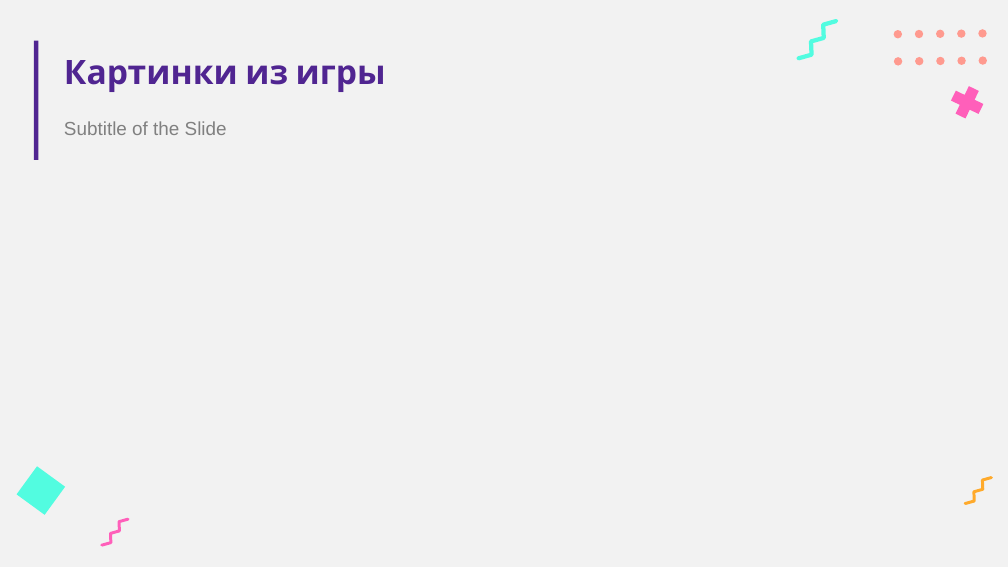
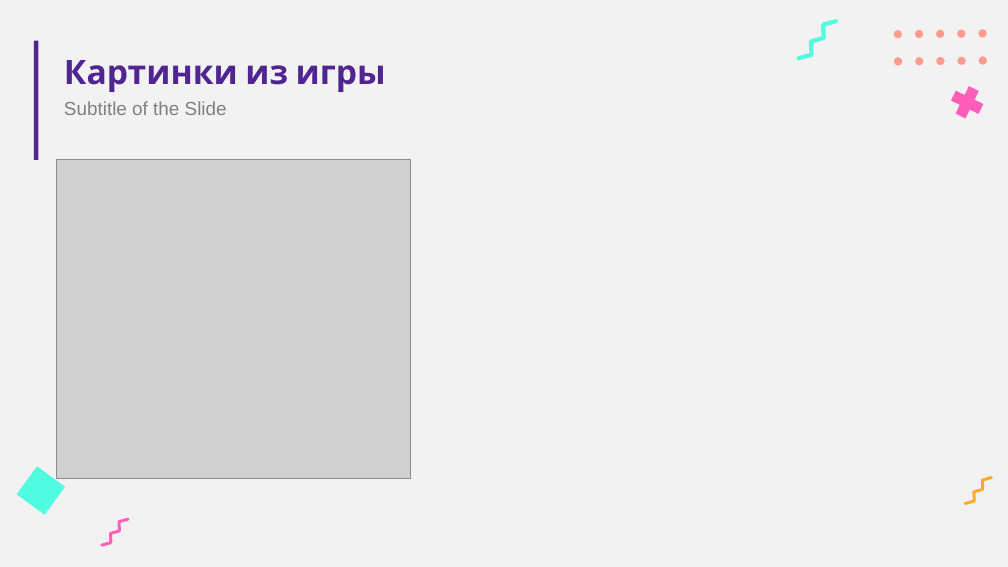
Before and after one commit to ullvea/project_pygame, a slide deck: slide 5 of for project protection/Черновик презентации.pptx. Drawn at 1008x567 pixels with LibreOffice and Linux fonts; fonts in the diff are those of the drawing; grey boxes stand for pictures. Boxes give left, top, right and bottom in pixels: in the first picture for what was removed or moved away, otherwise in the second. Text is boxed around its words. In the diff, an @@ line names an element or a change of style, - is before the commit and + after.

```diff
--- a/for project protection/Черновик презентации.pptx
+++ b/for project protection/Черновик презентации.pptx
@@ subtitle "Subtitle of the Slide": place and size @@
-subtitle "Subtitle of the Slide" at (64, 121, 227, 135)
+subtitle "Subtitle of the Slide" at (64, 101, 227, 115)
@@ picture added at (57, 160, 411, 479) @@
```
Also in this commit, not shown: 2 other slides changed, 1 slide added, 1 slide removed, 2 other files.
